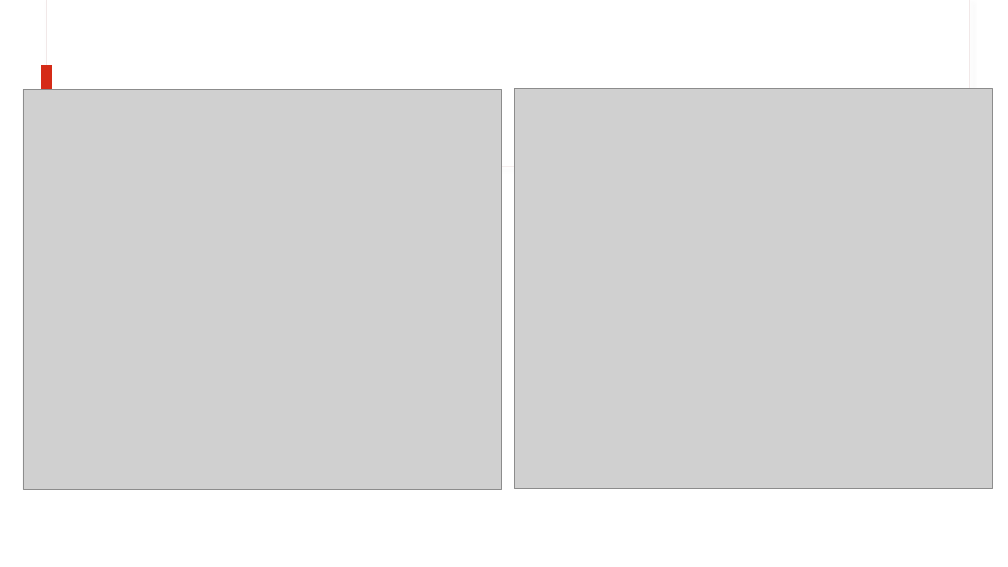
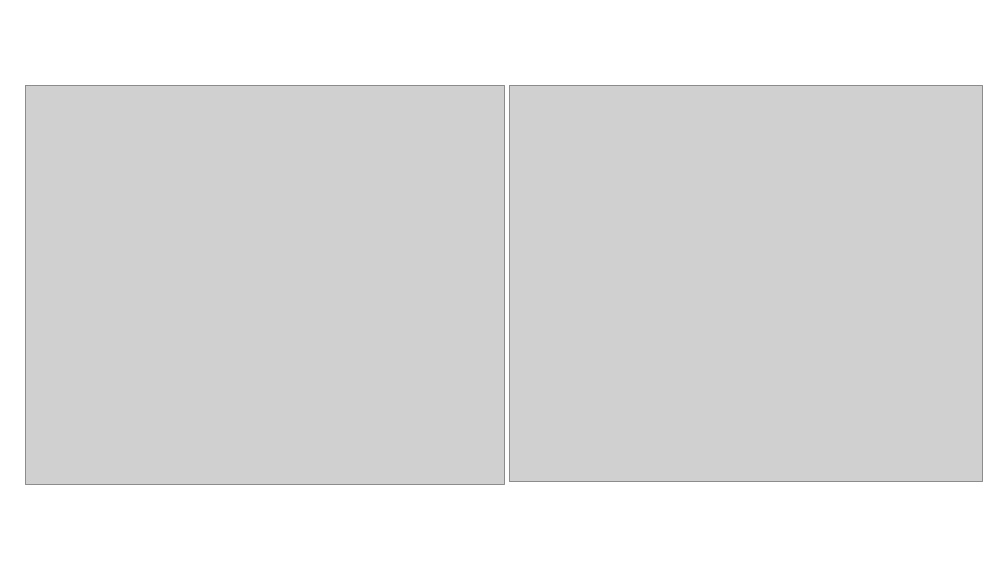
Before and after one commit to benji0815/Economic-Downturn-Data-Analysis, a slide deck: slide 6 of mvp/Project Presentation/What Signals an Economic Downturn.pptx (slide 7 before the commit). Drawn at 1008x567 pixels with LibreOffice and Linux fonts; fonts in the diff are those of the drawing; grey boxes stand for pictures. Boxes give left, top, right and bottom in pixels: in the first picture for what was removed or moved away, otherwise in the second. Text is boxed around its words. In the diff, an @@ line names an element or a change of style, - is before the commit and + after.

```diff
--- a/mvp/Project Presentation/What Signals an Economic Downturn.pptx
+++ b/mvp/Project Presentation/What Signals an Economic Downturn.pptx
@@ rectangle removed at (x1=46, y1=0, x2=969, y2=167) @@
@@ rectangle removed at (x1=47, y1=0, x2=969, y2=166) @@
@@ picture removed at (x1=23, y1=89, x2=501, y2=489) @@
@@ picture moved from (x1=514, y1=89, x2=993, y2=489) to (x1=26, y1=85, x2=504, y2=485) @@
@@ rectangle removed at (x1=42, y1=65, x2=52, y2=123) @@
@@ picture added at (x1=510, y1=85, x2=983, y2=482) @@
```
Also in this commit, not shown: 4 other slides changed, 12 slides added, 3 slides removed, 2 other files.
